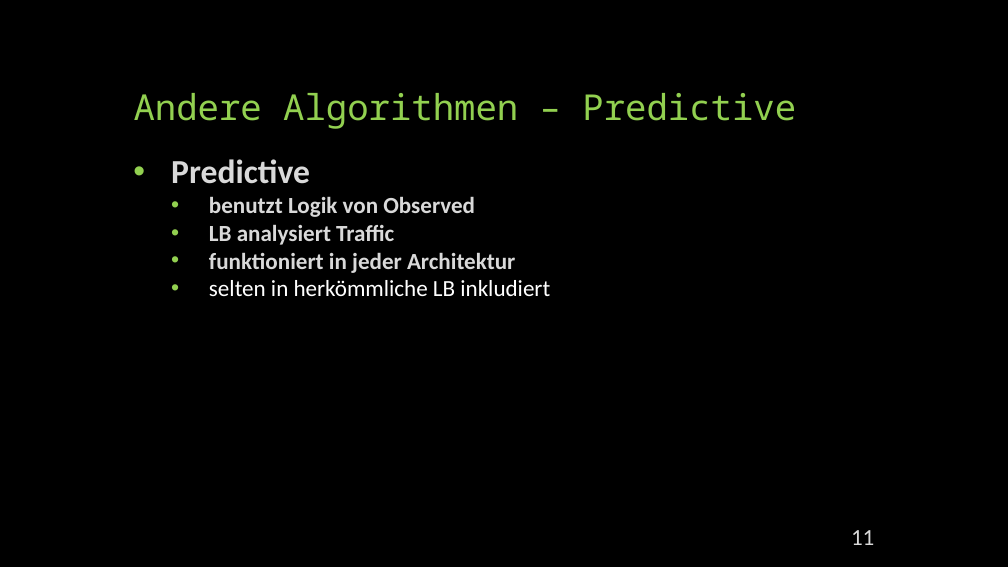
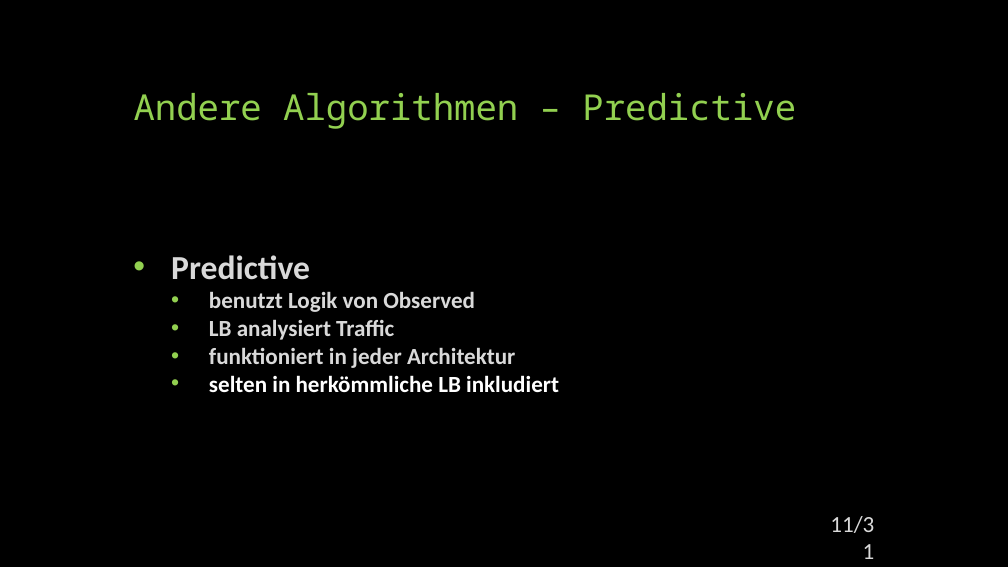
Before and after one commit to mseidl-tgm/1stRow4BHIT, a slide deck: slide 11 of DEZSYS/DEZSYS_LoadBalancing_Präsentation/Load Balancing.pptx. Drawn at 1008x567 pixels with LibreOffice and Linux fonts; fonts in the diff are those of the drawing. Boxes give left, top, right and bottom in pixels: in the first picture for what was removed or moved away, otherwise in the second. Text is boxed around its words. In the diff, an @@ line names an element or a change of style, - is before the commit and + after.

```diff
--- a/DEZSYS/DEZSYS_LoadBalancing_Präsentation/Load Balancing.pptx
+++ b/DEZSYS/DEZSYS_LoadBalancing_Präsentation/Load Balancing.pptx
@@ text "Predictive": place and size @@
-text "Predictive" at [171, 159, 550, 296]
+text "Predictive" at [171, 255, 559, 392]
@@ text at [209, 375, 559, 392]: bold on in "selten in herkömmliche LB inkludiert" @@
@@ page number at [830, 516, 874, 533]: text changed @@
-11
+11/31
```
Also in this commit, not shown: 21 other slides changed, 10 other files.
